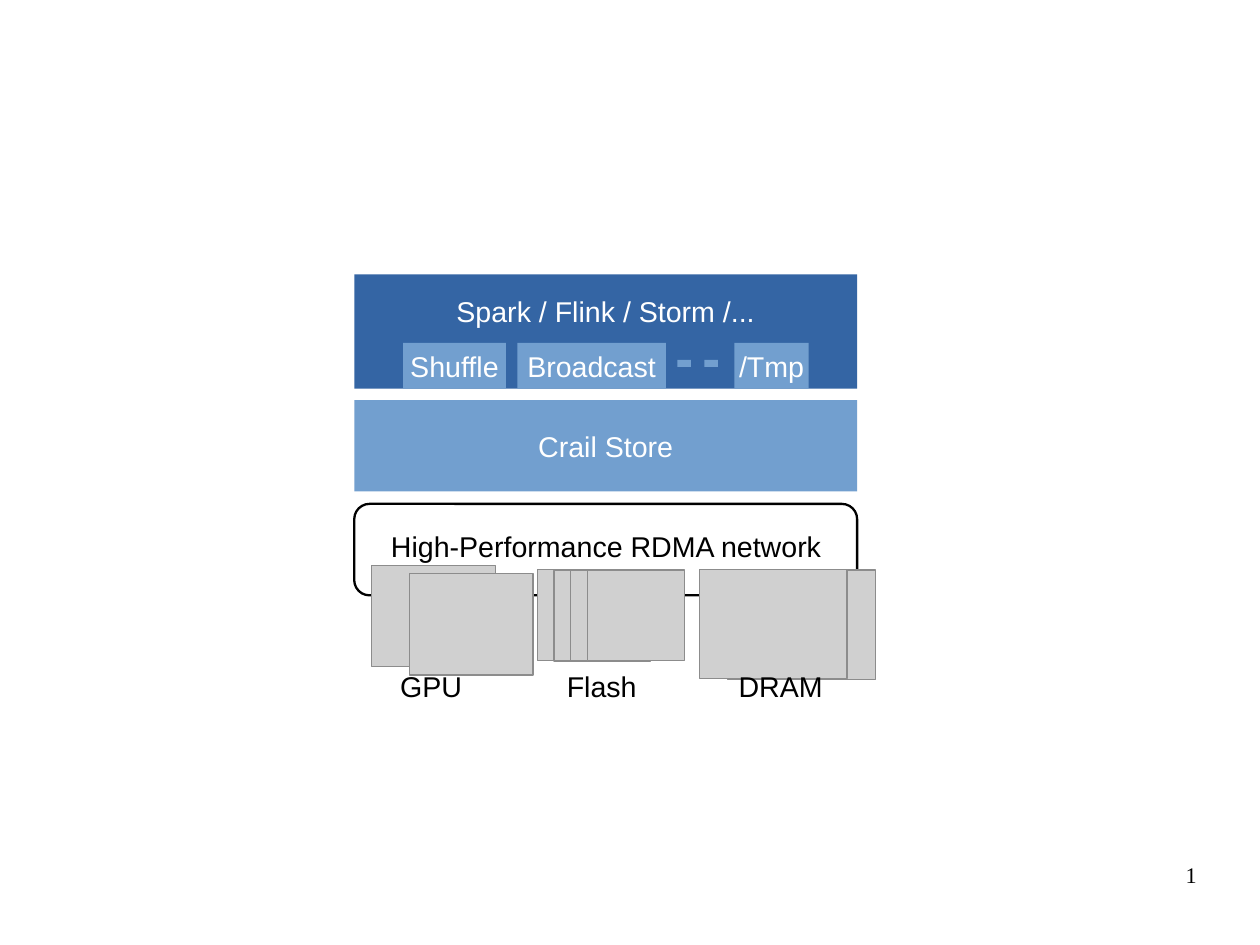
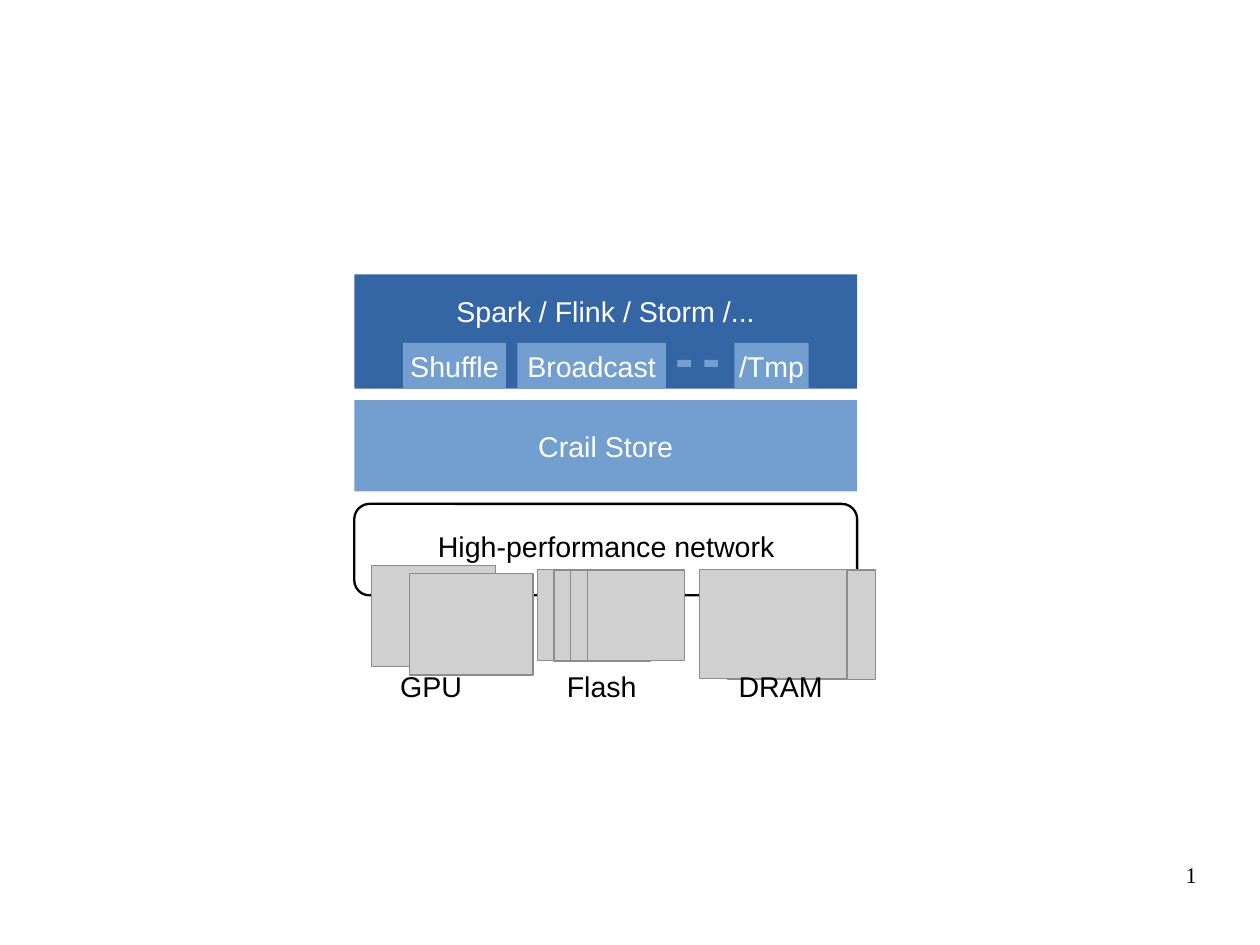
Before and after one commit to apache/incubator-crail-website, a slide deck: slide 1 of _graphix/website.odp. Drawn at 1260x945 pixels with LibreOffice and Linux fonts; fonts in the diff are those of the drawing; grey boxes stand for pictures; background and template pictures are left out. Boxes give left, top, right and bottom in pixels: in the first picture for what was removed or moved away, otherwise in the second. Text is boxed around its words. In the diff, an @@ line names an element or a change of style, - is before the commit and + after.

```diff
--- a/_graphix/website.odp
+++ b/_graphix/website.odp
@@ text at (x1=438, y1=536, x2=774, y2=563): text changed @@
-High-Performance RDMA network
+High-performance network
```
Also in this commit, not shown: 1 other slide changed, 4 slides added, 2 other files.
